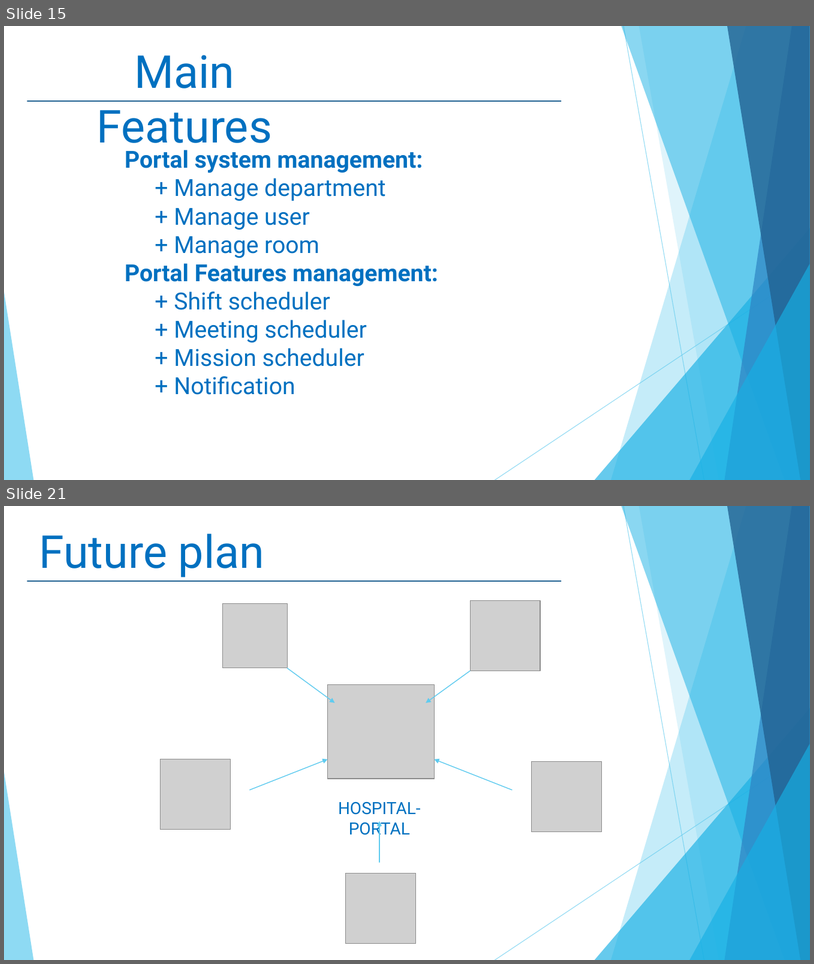
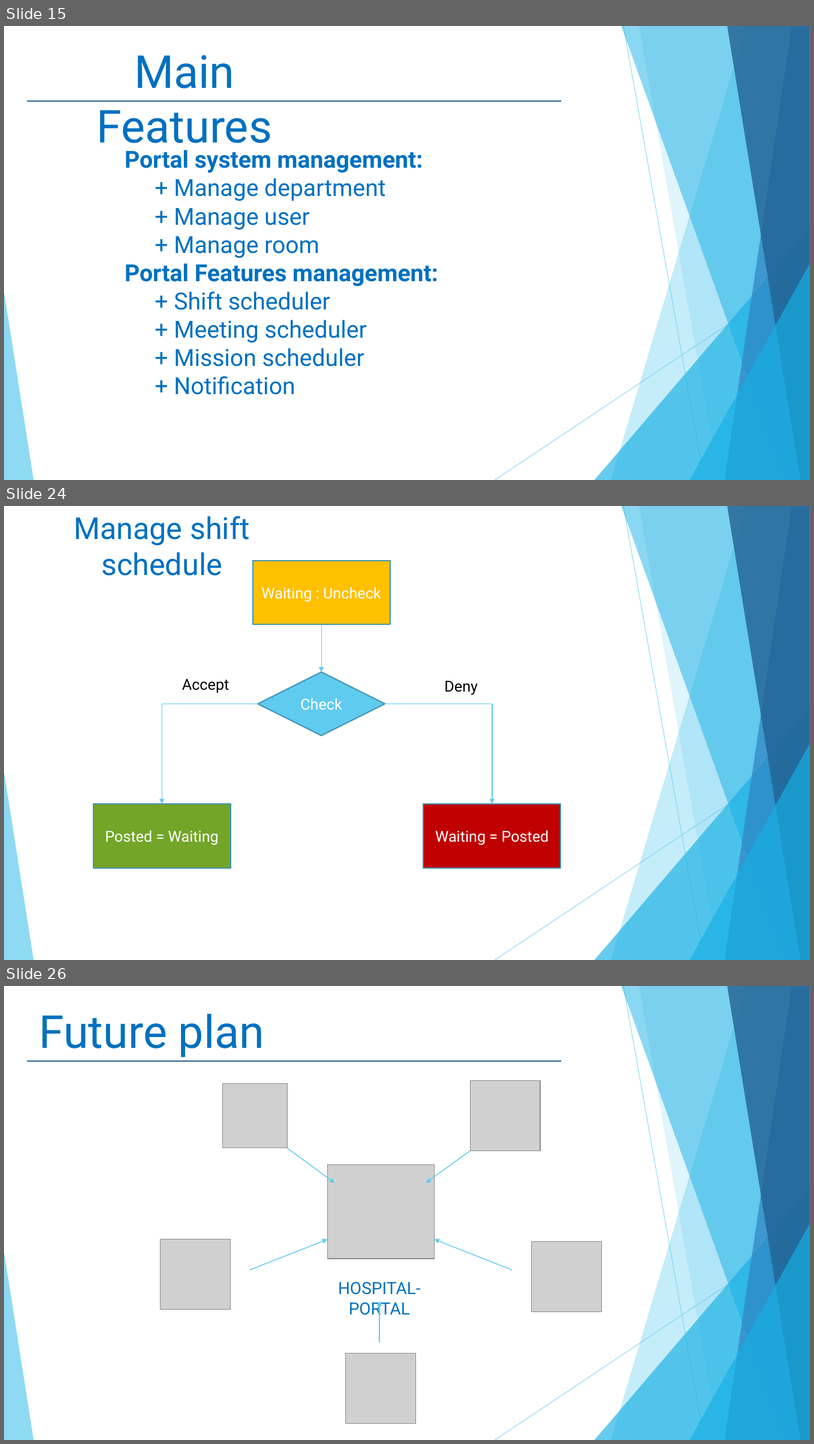
Before and after one commit to linhmimoza/Hospital_PortalExtra, a slide deck: Hospital.pptx. Shown one above the other, each under a label of ours: slides 15 and 21 before the commit, slides 15, 24 and 26 after it; the slides between them are not shown. The pictures are 814x964 and 814x1444 pixels, drawn with LibreOffice and Linux fonts; fonts in the diff are those of the drawing; grey boxes stand for pictures. Boxes give left, top, right and bottom in pixels: in the first picture for what was removed or moved away, otherwise in the second. Text is boxed around its words. In the diff, an @@ line names an element or a change of style, - is before the commit and + after.

```diff
--- a/Hospital.pptx
+++ b/Hospital.pptx
@@ slide 24 added at (4, 506, 810, 960), background #FFFFFF; not listed: 10 template elements that a slide beside it also shows @@
@@ text added at (74, 516, 250, 576), 36 pt, text #0070C0 @@
+Manage shift schedule
@@ rectangle added at (252, 561, 390, 625), fill #FFC000, outline #4696B1 1.5 pt, 18 pt, text #FFFFFF @@
+Waiting : Uncheck
@@ arrow added from (321, 625) to (321, 672), #5FCBEF 1 pt @@
@@ text added at (182, 679, 229, 693), 18 pt, text #000000 @@
+Accept
@@ diamond added at (258, 672, 385, 735), fill #5FCBEF, outline #4696B1 1.5 pt, 18 pt, text #FFFFFF @@
+Check
@@ text added at (444, 681, 478, 695), 18 pt, text #000000 @@
+Deny
@@ elbow arrow added from (258, 704) to (162, 804), #5FCBEF 1 pt @@
@@ elbow arrow added from (385, 704) to (492, 804), #5FCBEF 1 pt @@
@@ rectangle added at (93, 804, 231, 868), fill #72A528, outline #4696B1 1.5 pt, 18 pt, text #FFFFFF @@
+Posted = Waiting
@@ rectangle added at (424, 804, 561, 868), fill #C00000, outline #4696B1 1.5 pt, 18 pt, text #FFFFFF @@
+Waiting = Posted
@@ what was slide 21 is now slide 26 @@
```
Also in this commit, not shown: 4 slides changed, 5 other slides added, 1 slide removed, 8 other files.
